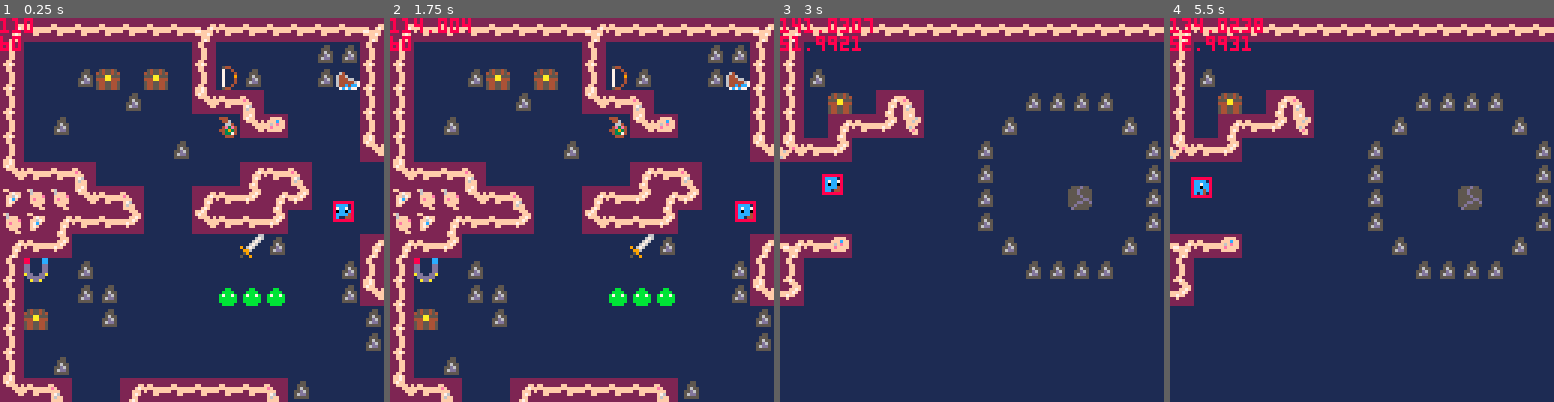
Above: before the commit, frames 1-4 (left to right).
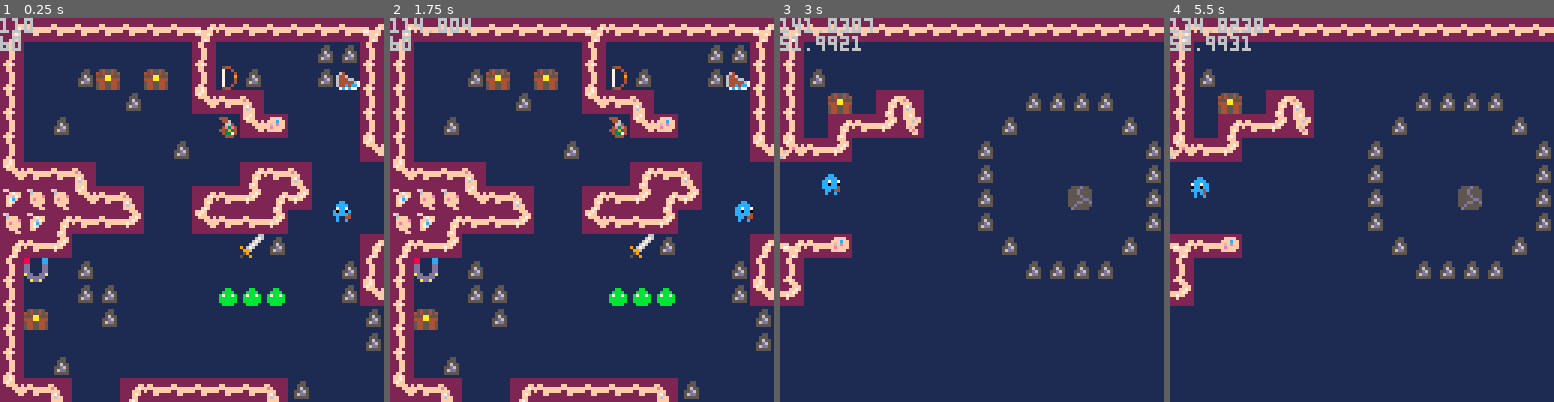
Above: after the commit, the same moments.

Repository: s-france/pico8GameS
Game: PICO-8 cartridge squid.p8
Two runs of this game, one before a commit and one after it. Both use one fixed random seed, a clock stepped at 60 frames per second and the inputs below.
Inputs:
- Up to frame 1 (0.25 s): no input
- Up to frame 2 (1.75 s): tap X (X key) at 0.33, 1.07 s; tap O (Z key) at 0.7, 1.7 s; hold Right from 1.6 s (still down)
- Up to frame 3 (3 s): tap X (X key) at 1.85, 2.97 s; release Right at 2.1 s; tap O (Z key) at 2.1, 2.5, 2.9 s; hold Up 2.15-2.42 s; hold Right from 2.47 s (still down)
- Up to frame 4 (5.5 s): release Right at 3.03 s; hold Left 3.08-3.58 s; tap O (Z key) every 0.4 s from 3.3 to 5.3 s; hold Down 3.63-3.97 s; hold Right 4.02-4.68 s; tap X (X key) at 4.08, 5.2 s; hold Up 4.73-5.03 s; hold Left from 5.08 s (still down)

The runs differ from the first frame. In frame 1, 0.5% of the frame differs, in the area x 0-93%, y 0-54%; in frame 2, 0.6%; in frame 3, 0.9%; in frame 4, 1.0%, in the area x 0-25%, y 0-47%.

Commit message:
Update squid.p8

Diff:
--- a/squid.p8
+++ b/squid.p8
@@ -86,7 +86,7 @@
 		music_var = 4
 	end
 	--]]
-	if (xest(player.x) == 16 and xest(player.y) == 16 and level_slots["loaded"] == "overworld") then
+	if (flr(player.x/8) == 1 and flr(player.y/8) == 1 and level_slots["loaded"] == "overworld") then
 	 load_level("testing")
 	end
 	if (xest(player.x) == 56 and xest(player.y) == 16 and level_slots["loaded"] == "testing") then
@@ -130,12 +130,9 @@
 	print(hbtestflag)
 	print(player.hb.left)
 	--]]
-
-	//hitbox debug
-	foreach(hitboxes, draw_hitbox)
-
 	pal(level_slots["pallete"],1)
 
+	//foreach(hitboxes, draw_hitbox)
 	print(player.x)
 	print(player.y)
 	--[[
@@ -196,7 +193,7 @@
 
 	player.invis = false
 	--player hurtbox, tag = 0
- player.hb = add_hitbox(0, 4,4, 6,6, -1, player_oncollision, player)
+ player.hb = add_hitbox(0, 4,4, 6,6, -1, player)
 end
 
 // move player
@@ -363,13 +360,6 @@
 	spr(player.sprite, player.x%128, player.y%128)
 	pal()
 end
-
-
-function player_oncollision(playerhb, otherhb)
-	//add hb collision behavior here
-
-end
-
 
 function use_item_in_slot(num)
 	for k,v in pairs(global_items) do
@@ -552,7 +542,7 @@
 
 	bomb.timer = 100
 	bomb.sprite = 18
-	bomb.hb = add_hitbox(2,4,5,5,5,-1, bomb_oncollision, bomb)
+	bomb.hb = add_hitbox(2,4,5,5,5,-1,bomb)
 	add(bombpool,bomb)
 end
 
@@ -564,7 +554,17 @@
 // explosion (aka bomb.sprite = 0)
 function update_bomb(bomb)
 	if (bomb.timer == 0) then
-	 explode(bomb)
+	 add_partsys(bomb.x+4,bomb.y+4,1,1, 2,5, 0,0, 2,2, 0.0625)
+	 bomb.isalive = false
+	 del(bombpool,bomb)
+
+	 //add_hitbox(1, bomb.x+4,bomb.y+4, 24,24, 3)
+
+ 	local explosion = {}
+ 		explosion.x = bomb.x
+ 		explosion.y = bomb.y
+ 		explosion.hb = add_hitbox(1, explosion.x+4,explosion.y+4, 24,24, 3)
+ 		add(explosions, explosion)
 	else
 	 bomb.x += bomb.dx
 	 bomb.y += bomb.dy
@@ -585,21 +585,6 @@
   if (player.mapposx == bomb.mapposx and player.mapposy == bomb.mapposy) then
    spr(bomb.sprite,bomb.x%128,bomb.y%128)
   end
-end
-
-function explode(bomb)
-	add_partsys(bomb.x+4,bomb.y+4,1,1, 2,5, 0,0, 2,2, 0.0625)
- bomb.isalive = false
- del(bombpool,bomb)
-
- //add_hitbox(1, bomb.x+4,bomb.y+4, 24,24, 3)
-
-	local explosion = {}
-		explosion.x = bomb.x
-		explosion.y = bomb.y
-		explosion.hb = add_hitbox(1, explosion.x+4,explosion.y+4, 24,24, 3, explo_oncollision)
-		add(explosions, explosion)
-
 end
 
 
@@ -632,35 +617,6 @@
 	 end
 	end
 	del(pair)
-end
-
-
-//bomb oncollision() function
-function bomb_oncollision(bombhb, otherhb)
- 	--arrows
-	 if (otherhb.tag == 1 and otherhb.parent != nil) then
-		 //match speed to arrow
-		 bombhb.parent.dx = otherhb.parent.dx
-		 bombhb.parent.dy = otherhb.parent.dy
-
-		 //explode if arrow is gone
-		 if (otherhb.parent.timer <= 0) then
-		 	explode(bombhb.parent)
-		 end
-
-		 //match timers to bomb
-		 otherhb.parent.timer = bombhb.parent.timer
-		 //^^^could move this to arrow.oncollision()
-	 end
-
-	 //add other collision behavior here
-
-end
-
-
-function explo_oncollision(explohb, otherhb)
-	//behavior for explosion hb colliding
-
 end
 -->8
 -- levels and map
@@ -917,22 +873,31 @@
 -- sword physics
 
 // sword()
-// draws sword swing
+// draws sword swing!
 // creates hitbox
 function sword()
 		for k,v in pairs(global_faces) do
 			if player.face == k then
-				//sword particle visuals
 				add_partsys(player.x + v[3],player.y + v[4], v[5],v[6], v[7], v[8], v[9],v[10], v[11],v[12],v[13])
-				//sword hitbox
-
-
 			end
 		end
 end
 -->8
 -- optimizations and development functions
+// first order of biznes
+// make world coordinate to
+// map cell function and vice
+// versa?
+
+// make cell estimator function
+// for universal cell estimation
+
 // cook any other code opt.
+
+
+// we are going to make an x,y
+// estimator function for opening
+// shit/the explosion function
 
 function xest(x)
 	return flr(x+0.5)
@@ -1029,13 +994,7 @@
 	return cols
 end
 
-function add_hitbox(tag,
-																				x,y, //position
-																				xlen, //length
-																				ylen,	//height
-																				duration,
-																				oncolfunc, //oncollision function
-																				parent)
+function add_hitbox(tag, x,y, xlen,ylen, duration, parent)
 	hitbox = {}
 
 	hitbox.tag = tag
@@ -1058,10 +1017,6 @@
 	---for parent-based lifetime
 	hitbox.duration = duration
 
-	//oncollision() function
-	//runs on all currently colliding hbs
-	hitbox.oncollision = oncolfunc
-
 	local mapx = (hitbox.x-(hitbox.x%8))/8
 	local mapy = (hitbox.y-(hitbox.y%8))/8
 	hitbox.mapposx = (mapx-(mapx%16)) / 16
@@ -1124,27 +1079,22 @@
 
 	--add oncollision function here!!!
  for i,j in pairs(hitboxes) do
-		--if j != hb then
+		if j != hb then
 		 -- arrows
-		 --if (hbcollision(hb,j)) an
-		 	--if (j.tag == 1 and j.parent != nil) then
-		 	 --hb.parent.dx = j.parent.dx
-		 	 --hb.parent.dy = j.parent.dy
-		 	 --if (hb.parent.timer >= j.parent.timer) then
-		 	  --hb.parent.timer = j.parent.timer
-		 	 --elseif (hb.parent.timer < j.parent.timer) then
-		 	  --j.parent.timer = hb.parent.timer
-		 	 --end
-		 	--end
-			--end
-		--end
-
-			//check for collision
-			if j != hb and (hbcollision(hb,j)) then
-				//run oncollision function
-				hb.oncollision(hb, j)
+		 if (hbcollision(hb,j)) and (hb.tag == 2) then
+		 	if (j.tag == 1 and j.parent != nil) then
+		 	 hb.parent.dx = j.parent.dx
+		 	 hb.parent.dy = j.parent.dy
+		 	 if (hb.parent.timer >= j.parent.timer) then
+		 	  hb.parent.timer = j.parent.timer
+		 	 elseif (hb.parent.timer < j.parent.timer) then
+		 	  j.parent.timer = hb.parent.timer
+		 	 end
+		 	end
 			end
-	end
+		end
+	end
+
 
 end
 
@@ -1287,7 +1237,7 @@
   arrow.y = flr(player.y)+0.5
 	end
 
-	arrow.hb = add_hitbox(1,4,4,4,4,-1, arrow_oncollision, arrow)
+	arrow.hb = add_hitbox(1,4,4,4,4,-1,arrow)
 
 	add(arrowpool, arrow)
 end
@@ -1339,13 +1289,6 @@
 	if (player.mapposx == arrow.mapposx and player.mapposy == arrow.mapposy) then
 		spr(arrow.sprite,arrow.x%128,arrow.y%128,1.0,1.0,arrow.flipx,arrow.flipy)
  end
-end
-
-function arrow_oncollision(arrowhb, otherhb)
-	//add hb collision behavior here!
-
-
-
 end
 __gfx__
 00000000000000001111111111111111222222222ff7f22222ff2222222fff22222222222222222200000000222222222222222222222222222222222ff7f222
